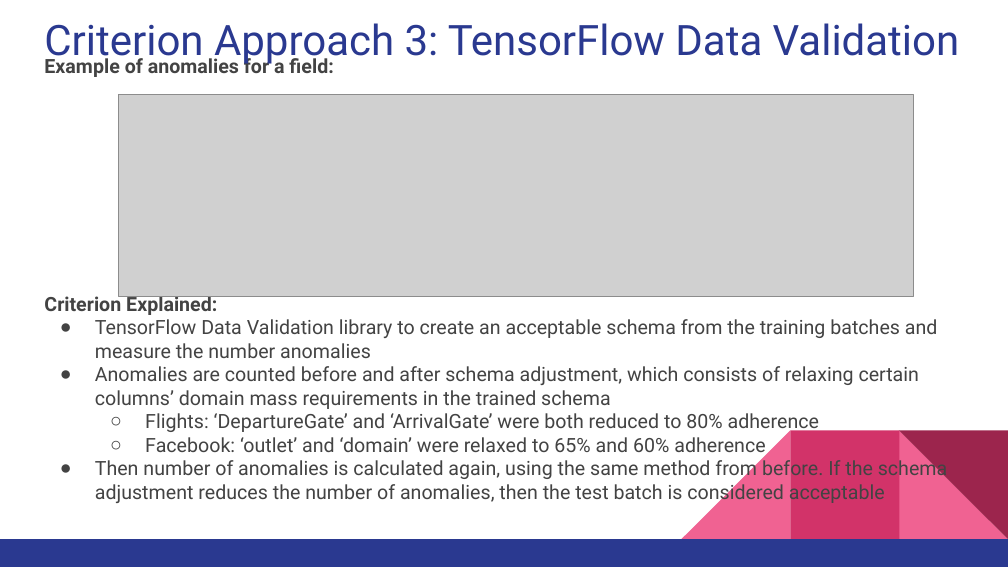
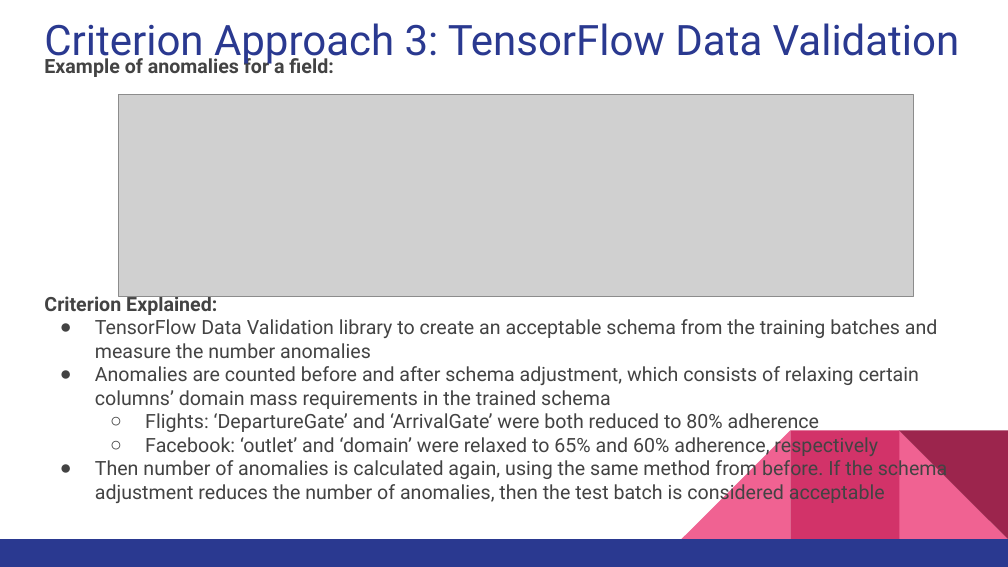
Before and after one commit to zivschwartz/Data-Quality-Validation-Pipeline, a slide deck: slide 9 of Unsupervised_Data_Quality_Monitoring.pptx. Drawn at 1008x567 pixels with LibreOffice and Linux fonts; fonts in the diff are those of the drawing; grey boxes stand for pictures. Boxes give left, top, right and bottom in pixels: in the first picture for what was removed or moved away, otherwise in the second. Text is boxed around its words. In the diff, an @@ line names an element or a change of style, - is before the commit and + after.

```diff
--- a/Unsupervised_Data_Quality_Monitoring.pptx
+++ b/Unsupervised_Data_Quality_Monitoring.pptx
@@ text at box(145, 434, 878, 458): text changed @@
-  ○ Facebook: ‘outlet’ and ‘domain’ were relaxed to 65% and 60% adherence
+  ○ Facebook: ‘outlet’ and ‘domain’ were relaxed to 65% and 60% adherence, respectively
```
Also in this commit, not shown: 1 other slide changed.
